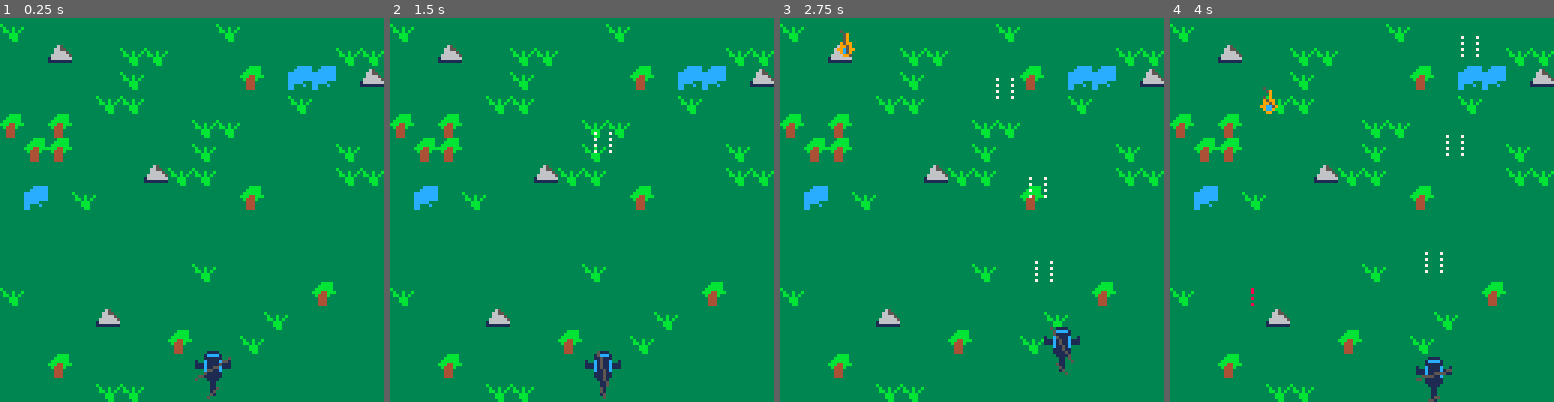
Above: before the commit, frames 1-4 (left to right).
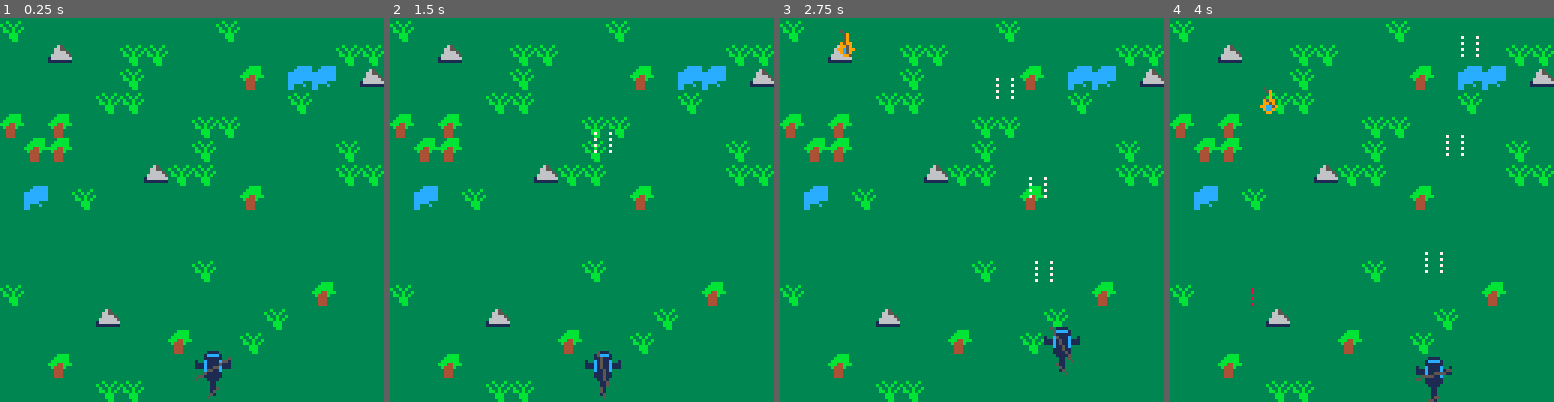
Above: after the commit, the same moments.

Repository: zeenix/pico-8
Game: PICO-8 cartridge airwolf/airwolf.p8
The game is run twice, just before and just after one commit, with the same random seed, the same clock (stepped at 60 frames per second) and the same inputs.
Inputs:
- Up to frame 1 (0.25 s): no input
- Up to frame 2 (1.5 s): tap X (X key) at 0.33, 1.07 s; tap O (Z key) at 0.7 s
- Up to frame 3 (2.75 s): hold Right 1.6-2.1 s; tap O (Z key) at 1.7, 2.1, 2.5 s; tap X (X key) at 1.85 s; hold Up 2.15-2.42 s; hold Right from 2.47 s (still down)
- Up to frame 4 (4 s): tap O (Z key) at 2.9, 3.3, 3.7 s; tap X (X key) at 2.97 s; release Right at 3.03 s; hold Left 3.08-3.58 s; hold Down 3.63-3.97 s

The runs differ from the first frame. In frame 1, 0.6% of the frame differs, in the area x 1-100%, y 0-97%; in frame 2, 0.6%; in frame 3, 0.6%; in frame 4, 0.6%.

Commit message:
improve plant sprite

Diff:
--- a/airwolf/airwolf.p8
+++ b/airwolf/airwolf.p8
@@ -13,8 +13,8 @@
 
 __gfx__
 000000000000001111000000000000000000000000000000000000003333333333333333333bbbb3333ccccc3333333300000000000000000000000000000000
-00000000000001cccc10000000000000000000000000000000000000333653333333333333bbbbb333cccccc3333333300000000000000000000000000000000
-0000000000000111111000000000000000000000000000000000000033665533333333333bbbbbb3ccccccccb333333300000000000000000000000000000000
+00000000000001cccc10000000000000000000000000000000000000333653333333333333bbbbb333cccccc33b333b300000000000000000000000000000000
+0000000000000111111000000000000000000000000000000000000033665533333333333bbbbbb3ccccccccb33b3b3300000000000000000000000000000000
 0000000000100c1111c00100000000000000000000000000000000003366665333333333bbb44bbbcccccccc3b33b33b00000000000000000000000000000000
 0000000000111c1111c111000000000000000000000000000000000036666665333333333b444b33cccccccc3bb3b3b300000000000000000000000000000000
 0000000000111c1111c1110000000000000000000000000000000000166666663333333333444333ccccc333333bbb3300000000000000000000000000000000
